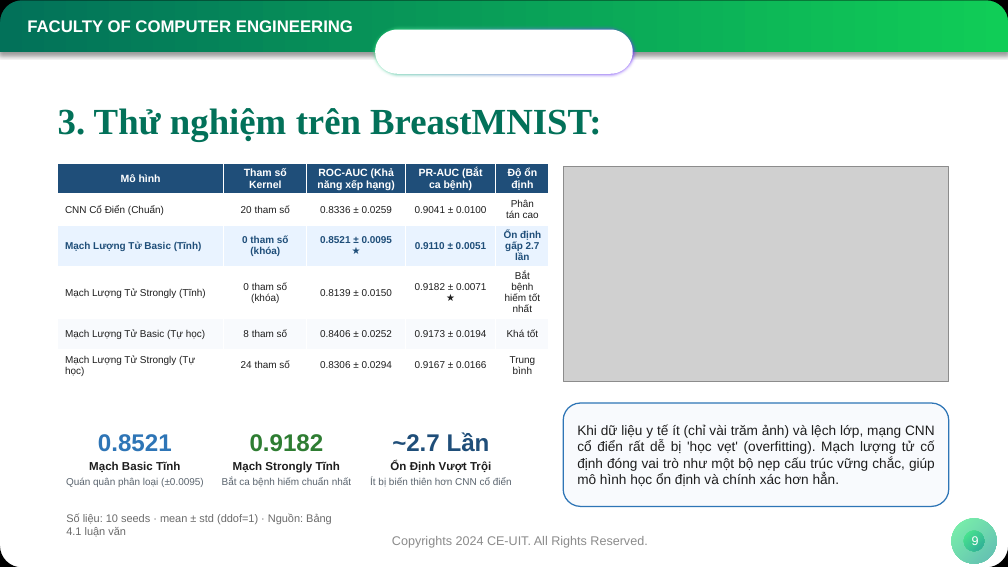
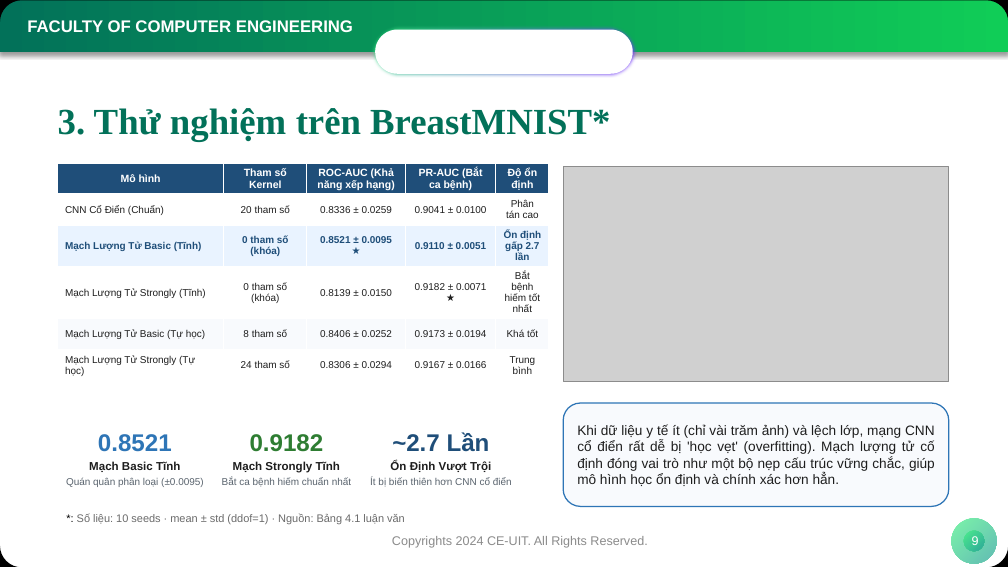
Before and after one commit to NamIsStudyingCE/Quanvolution, a slide deck: slide 9 of slides/KLTN_BaoCao_KhoaKTMT_ChinhThuc.pptx. Drawn at 1008x567 pixels with LibreOffice and Linux fonts; fonts in the diff are those of the drawing; grey boxes stand for pictures; background and template pictures are left out. Boxes give left, top, right and bottom in pixels: in the first picture for what was removed or moved away, otherwise in the second. Text is boxed around its words. In the diff, an @@ line names an element or a change of style, - is before the commit and + after.

```diff
--- a/slides/KLTN_BaoCao_KhoaKTMT_ChinhThuc.pptx
+++ b/slides/KLTN_BaoCao_KhoaKTMT_ChinhThuc.pptx
@@ title at [58, 108, 610, 142]: text changed @@
-3. Thử nghiệm trên BreastMNIST:
+3. Thử nghiệm trên BreastMNIST*
@@ text at [77, 514, 405, 524]: text changed @@
-Số liệu: 10 seeds · mean ± std (ddof=1) · Nguồn: Bảng 4.1 luận văn
+*: Số liệu: 10 seeds · mean ± std (ddof=1) · Nguồn: Bảng 4.1 luận văn
```
Also in this commit, not shown: 5 other slides changed, 1 other file.
